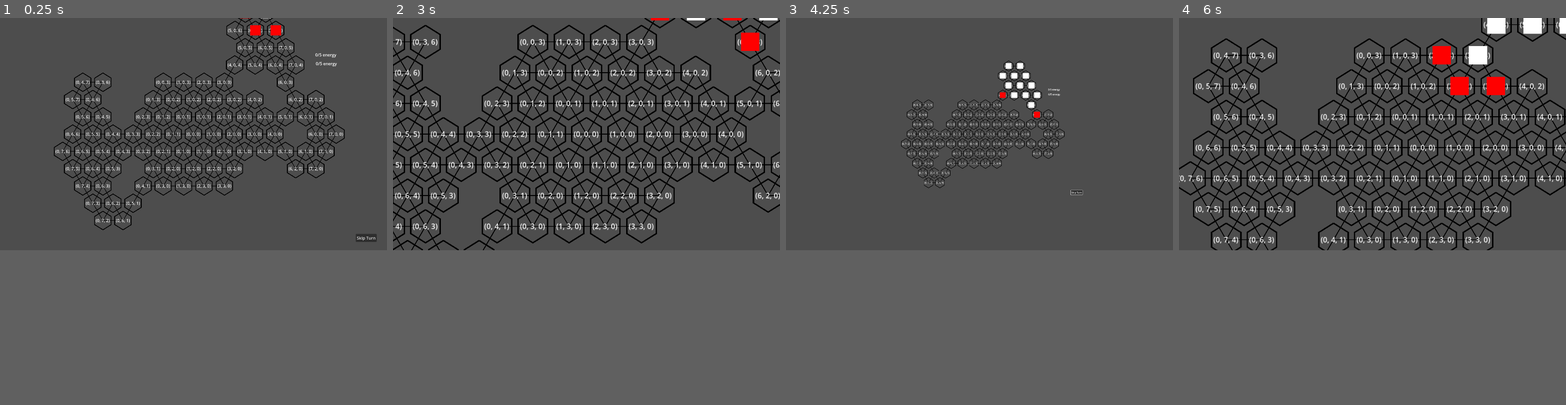
Above: before the commit, frames 1-4 (left to right).
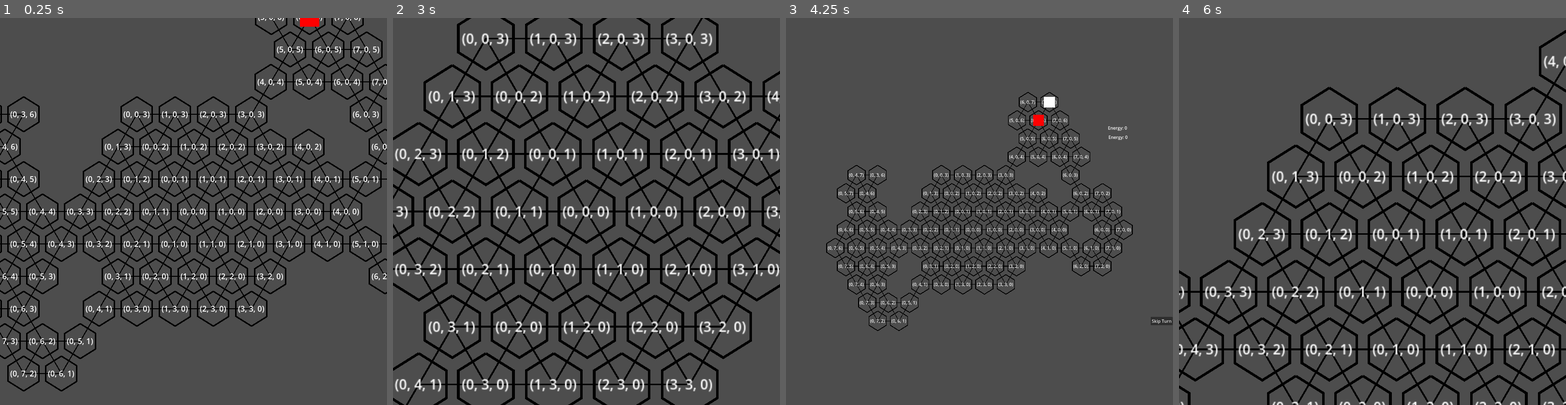
Above: after the commit, the same moments.

Repository: KlaimP/GameJam2.0
Game: Godot game, scene res://main.tscn
The game is run twice, just before and just after one commit, with the same random seed, the same clock (stepped at 60 frames per second) and the same inputs.
Inputs (mouse positions are in pixels of both pictures, inside the frame that each line leads up to):
- Up to frame 1 (0.25 s): no input
- Up to frame 2 (3 s): click (760, 238) at 0.5 s, where only the run before the commit has a clickable "Skip Turn"; click (760, 238) at 1.25 s, where only the run before the commit has a clickable "Skip Turn"; click (760, 238) at 2 s, where only the run before the commit has a clickable "Skip Turn"; tap Enter at 2.75 s; move the mouse to (586, 134) at 2.77 s; tap Mouse wheel up (cam_zoom_in) at 2.85 s; click (586, 134) at 2.92 s
- Up to frame 3 (4.25 s): tap Mouse wheel down (cam_zoom_out) at 3.05, 3.6 s; tap Space at 3.5 s; move the mouse to (960, 134) at 3.52 s; click (960, 134) at 3.8 s
- Up to frame 4 (6 s): tap Enter at 4.25, 5.75 s; move the mouse to (1349, 134) at 4.27 s; press the mouse at (1349, 134) at 4.28 s; right-click (1349, 134) at 4.55 s; tap Space at 5 s; move the mouse to (1337, 134) at 5.02 s; release the mouse at (1337, 134) at 5.03 s; right-click (1337, 134) at 5.1 s; click (1337, 134) at 5.17 s; tap Mouse wheel up (cam_zoom_in) at 5.3, 5.85 s; move the mouse to (1333, 118) at 5.77 s; click (1333, 118) at 5.92 s
In our replay, the window is 800x480 before the commit and 800x800 after it. These sizes can differ from the game's own. Grey fills any space a smaller window leaves; there, only what the larger window draws over its background counts as a difference.

The runs differ from the first frame. In frame 1, 17% of the frame differs, in the area x 0-100%, y 0-97%; in frame 2, 30%, in the area x 0-100%, y 0-100%; in frame 3, 7.7%; in frame 4, 26%.

Commit message:
Для Ам

Diff:
--- a/Dark.gd
+++ b/Dark.gd
@@ -5,7 +5,8 @@
 @onready var futureDarkScene = load("res://FutureDark.tscn")
 
 var darkPower: float = 0.5
-var infectChance = 0.7
+var futureInfectChance = 0.7
+var infectChance = 0.0
 
 var infectedTiles: Array
 var futureInfectedTiles: Array
@@ -30,13 +31,15 @@
 
 
 func infect():
-	print(futureInfectedTiles)
 	for tile in futureInfectedTiles:
-		print(tile)
-		print(tile.lightPower)
-		print(calculate_dark(tile))
 		if tile.lightPower < calculate_dark(tile):
+			if randf() < infectChance: continue
 			infect_tile(tile)
+	var newArr: Array
+	for tile in futureInfectedTiles:
+		if tile.futureDark != null: newArr.append(tile)
+	futureInfectedTiles.clear()
+	futureInfectedTiles = newArr
 	future_infected()
 
 func future_infected():
@@ -45,7 +48,7 @@
 			if neigh.dark != null: continue
 			if neigh.futureDark != null: continue
 			if neigh.lightPower < calculate_dark(neigh):
-				#if randf() < infectChance: continue
+				if randf() < futureInfectChance: continue
 				future_infect_tile(neigh)
 	EventBus.start_turn.emit()
 
@@ -62,7 +65,6 @@
 	if tile.futureDark != null:
 		tile.futureDark.queue_free()
 		tile.futureDark = null
-		futureInfectedTiles.erase(tile)
 	var infectedTile = darkScene.instantiate()
 	tile.add_child(infectedTile)
 	tile.dark = infectedTile
--- a/camera.gd
+++ b/camera.gd
@@ -1,26 +1,38 @@
 extends Camera2D
 
 
-var zoom_step: float = 0.75
-var zoom_max: float = 2.0
-var zoom_min: float = 0.5
+var zoomStep: float = 0.75
+var zoomMax: float = 2.0
+var zoomMin: float = 0.5
 
-var edge_left: float = -1000
-var edge_right: float = 1000
-var edge_up: float = -1000
-var edge_down: float = 1000
+var edgeLeft: float = -1000
+var edgeRight: float = 1000
+var edgeUp: float = -1000
+var edgeDown: float = 1000
+var edgeOffset: float = 50
 
-var zoom_default: float = 1.0
+var screenResolution: Vector2
+var screenCenter: Vector2
+
+var zoomDefault: float = 1.0
 
 
 
 
 
 func _ready() -> void:
-	zoom = Vector2(zoom_default, zoom_default)
+	screenResolution = get_canvas_transform().get_origin() * 2
+	zoom = Vector2(zoomDefault, zoomDefault)
+	EventBus.calculate_edges.connect(set_edges)
 	check_position()
 
-
+func set_edges(arr: Array):
+	var posVec = arr[0]
+	var negVec = arr[1]
+	edgeLeft = negVec.x - edgeOffset
+	edgeRight = posVec.x + edgeOffset
+	edgeUp = negVec.y - edgeOffset
+	edgeDown = posVec.y + edgeOffset
 
 
 func _unhandled_input(event: InputEvent) -> void:
@@ -30,7 +42,7 @@
 	if event.is_action("cam_zoom_out"):
 		zoom_camera(1)
 		check_position()
-	if Input.is_action_pressed("lmb"):
+	if Input.is_action_pressed("rmb"):
 		if event is InputEventMouseMotion:
 			move_camera_pan(event.relative)
 			check_position()
@@ -45,19 +57,19 @@
 	var offset_y = viewport_size.y / (zoom.y * 2)
 	var pos = position
 
-	if pos.x + offset_x > edge_right:
-		position.x -= pos.x + offset_x - edge_right
-	elif pos.x - offset_x < edge_left:
-		position.x -= pos.x - offset_x - edge_left
-	if pos.y + offset_y > edge_down:
-		position.y -= pos.y + offset_y - edge_down
-	elif pos.y - offset_y < edge_up:
-		position.y -= pos.y - offset_y - edge_up
+	if pos.x + offset_x > edgeRight:
+		position.x -= pos.x + offset_x - edgeRight
+	elif pos.x - offset_x < edgeLeft:
+		position.x -= pos.x - offset_x - edgeLeft
+	if pos.y + offset_y > edgeDown:
+		position.y -= pos.y + offset_y - edgeDown
+	elif pos.y - offset_y < edgeUp:
+		position.y -= pos.y - offset_y - edgeUp
 
-	if pos.x + offset_x > edge_right and pos.x - offset_x < edge_left:
-		position.x = (edge_left + edge_right)/2
-	if pos.y + offset_y > edge_down and pos.y - offset_y < edge_up:
-		position.y = (edge_up + edge_down)/2
+	if pos.x + offset_x > edgeRight and pos.x - offset_x < edgeLeft:
+		position.x = (edgeLeft + edgeRight)/2
+	if pos.y + offset_y > edgeDown and pos.y - offset_y < edgeUp:
+		position.y = (edgeUp + edgeDown)/2
 
 
 
@@ -67,16 +79,16 @@
 func zoom_camera(zooming: int):
 	var mouse_pos = get_global_mouse_position()
 
-	zoom *= pow(zoom_step, zooming)
+	zoom *= pow(zoomStep, zooming)
 
-	if zoom > Vector2(zoom_max, zoom_max):
-		zoom = Vector2(zoom_max, zoom_max)
+	if zoom > Vector2(zoomMax, zoomMax):
+		zoom = Vector2(zoomMax, zoomMax)
 		return
-	if zoom < Vector2(zoom_min, zoom_min):
-		zoom = Vector2(zoom_min, zoom_min)
+	if zoom < Vector2(zoomMin, zoomMin):
+		zoom = Vector2(zoomMin, zoomMin)
 		return
 
-	position = lerp(position, mouse_pos, (zoom_step-1) * zooming)
+	position = lerp(position, mouse_pos, (zoomStep-1) * zooming)
 
 
 
--- a/main.tscn
+++ b/main.tscn
@@ -9,13 +9,11 @@
 
 [node name="Main" type="Node2D"]
 
-[node name="Map" type="Node2D" parent="."]
-script = ExtResource("1_n1bfs")
-
 [node name="Camera2D" type="Camera2D" parent="."]
 script = ExtResource("2_2xbfh")
 
-[node name="Control" type="Control" parent="Camera2D"]
+[node name="UI" type="Control" parent="Camera2D"]
+z_index = 2
 layout_mode = 3
 anchors_preset = 15
 anchor_right = 1.0
@@ -23,7 +21,7 @@
 grow_horizontal = 2
 grow_vertical = 2
 
-[node name="Label" type="Label" parent="Camera2D/Control"]
+[node name="Label" type="Label" parent="Camera2D/UI"]
 layout_mode = 0
 offset_left = 472.0
 offset_top = -319.0
@@ -32,7 +30,7 @@
 text = "Energy: 0"
 script = ExtResource("2_mnvyg")
 
-[node name="Label2" type="Label" parent="Camera2D/Control"]
+[node name="Label2" type="Label" parent="Camera2D/UI"]
 layout_mode = 0
 offset_left = 474.0
 offset_top = -285.0
@@ -41,7 +39,7 @@
 text = "Energy: 0"
 script = ExtResource("2_mnvyg")
 
-[node name="SkipTurnButton" type="Button" parent="Camera2D/Control"]
+[node name="SkipTurnButton" type="Button" parent="Camera2D/UI"]
 layout_mode = 0
 offset_left = 629.0
 offset_top = 387.0
@@ -50,10 +48,13 @@
 text = "Skip Turn"
 script = ExtResource("4_qmleu")
 
+[node name="Map" type="Node2D" parent="."]
+script = ExtResource("1_n1bfs")
+
 [node name="BuildMenu" parent="." instance=ExtResource("2_x1yqp")]
 visible = false
 
 [node name="Dark" type="Node2D" parent="."]
 script = ExtResource("3_jrs5i")
 
-[connection signal="pressed" from="Camera2D/Control/SkipTurnButton" to="Camera2D/Control/SkipTurnButton" method="_on_pressed"]
+[connection signal="pressed" from="Camera2D/UI/SkipTurnButton" to="Camera2D/UI/SkipTurnButton" method="_on_pressed"]
--- a/map/map.gd
+++ b/map/map.gd
@@ -30,6 +30,7 @@
 	random_generator()
 	connect_neighbors()
 	tiles[Vector3(0,0,0)].set_build(0)
+	EventBus.calculate_edges.emit(find_edges())
 
 
 
@@ -88,6 +89,18 @@
 
 func find_min_coord(vec: Vector3):
 	return vec.x if vec.x < vec.y and vec.x < vec.z else vec.y if vec.y < vec.z else vec.z
+
+func find_edges() -> Array:
+	var posX = 0
+	var negX = 0
+	var posY = 0
+	var negY = 0
+	for tile in tiles.values():
+		if tile.position.x > posX: posX = tile.position.x
+		if tile.position.y > posY: posY = tile.position.y
+		if tile.position.x < negX: negX = tile.position.x
+		if tile.position.y < negY: negY = tile.position.y
+	return [Vector2(posX, posY), Vector2(negX, negY)]
 
 func connect_neighbors():
 	for tile in tiles.values():
--- a/project.godot
+++ b/project.godot
@@ -21,8 +21,9 @@
 
 [display]
 
-window/size/viewport_width=1500
-window/size/viewport_height=900
+window/size/viewport_width=800
+window/size/viewport_height=800
+window/size/resizable=false
 
 [input]
 
@@ -41,3 +42,8 @@
 "events": [Object(InputEventMouseButton,"resource_local_to_scene":false,"resource_name":"","device":-1,"window_id":0,"a …(253 unchanged characters)…
 ]
 }
+rmb={
+"deadzone": 0.5,
+"events": [Object(InputEventMouseButton,"resource_local_to_scene":false,"resource_name":"","device":-1,"window_id":0,"alt_pressed":false,"shift_pressed":false,"ctrl_pressed":false,"meta_pressed":false,"button_mask":0,"position":Vector2(0, 0),"global_position":Vector2(0, 0),"factor":1.0,"button_index":2,"canceled":false,"pressed":false,"double_click":false,"script":null)
+]
+}
--- a/scripts/EventBus.gd
+++ b/scripts/EventBus.gd
@@ -1,8 +1,11 @@
 extends Node
+
+var castle
+
+
+signal calculate_edges(arr)
 
 signal open_buid_menu(tile)
 
 signal end_turn
 signal start_turn
-
-var castle
--- a/scripts/LabelEnergy.gd
+++ b/scripts/LabelEnergy.gd
@@ -2,9 +2,9 @@
 
 var castle
 
-func _ready():
-	castle = EventBus.castle
-
-
-func _process(delta):
-	text =  str(castle.consumedEnergy) + "/"+str(castle.maxEnergy) + " energy"
+#func _ready():
+	#castle = EventBus.castle
+	#
+#
+#func _process(delta):
+	#text =  str(castle.consumedEnergy) + "/"+str(castle.maxEnergy) + " energy"
